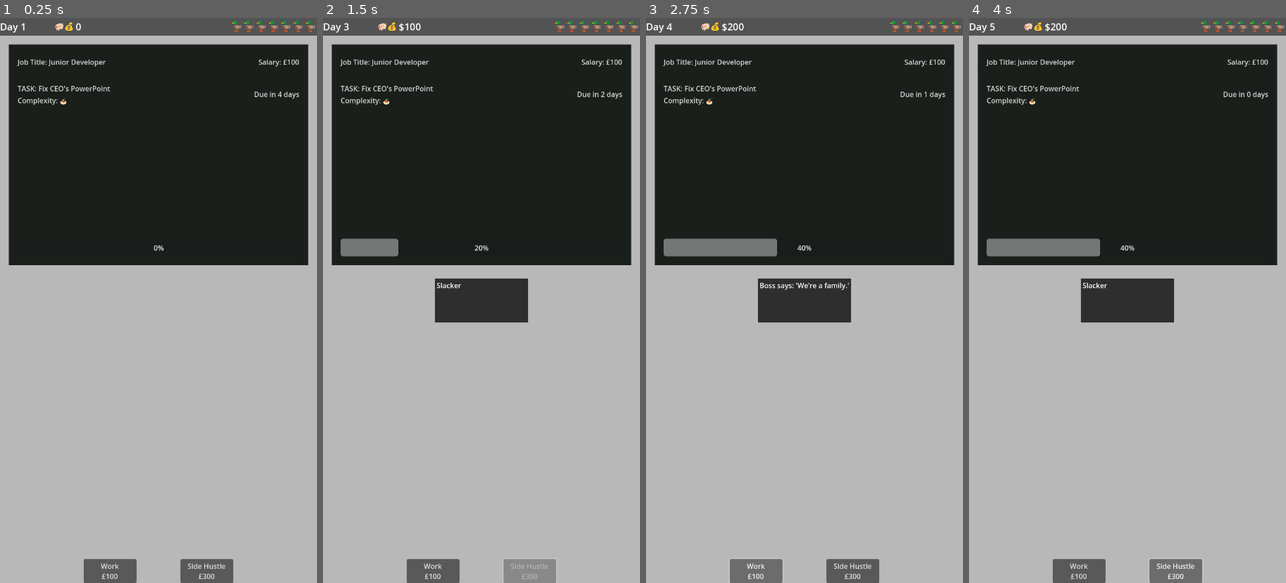
Above: before the commit, frames 1-4 (left to right).
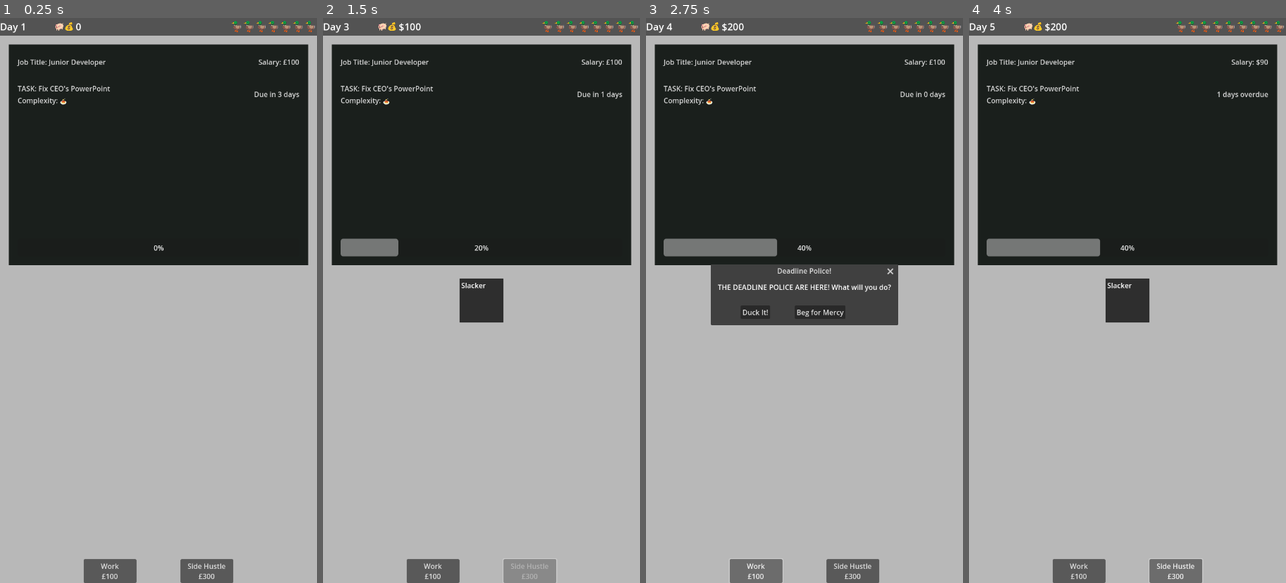
Above: after the commit, the same moments.

Repository: lmchoi/alt-f-this
Game: Godot game, scene res://scenes/game_ui.tscn
The game is run twice, just before and just after one commit, with the same random seed, the same clock (stepped at 60 frames per second) and the same inputs.
Inputs (mouse positions are in pixels of both pictures, inside the frame that each line leads up to):
- Up to frame 1 (0.25 s): no input
- Up to frame 2 (1.5 s): click "Work £100" at 0.5 s; click "Side Hustle £300" at 1.25 s
- Up to frame 3 (2.75 s): click "Work £100" at 2 s
- Up to frame 4 (4 s): click (1143, 311) at 2.75 s, where only the run after the commit has a clickable "Beg for Mercy"; click "Side Hustle £300" at 3.5 s

The runs differ from the first frame. In frame 1, less than 0.1% of the frame differs, in the area x 87-89%, y 13-14%; in frame 2, 1.3%; in frame 3, 4.4%, in the area x 20-98%, y 0-55%; in frame 4, 1.5%.

Commit message:
Implement logic on deadline due

Diff:
--- a/autoloads/game_manager.gd
+++ b/autoloads/game_manager.gd
@@ -1,8 +1,10 @@
 extends Node
 signal next_day(nth)
 signal money_changed(amount)
+signal salary_changed(amount)
 signal ducks_changed(amount)
 signal event_occurred(event_data)
+signal deadline_due()
 
 var day := 1:
 	set(value):
@@ -14,10 +16,17 @@
 		money = value
 		money_changed.emit(money)
 
+var salary := 100:
+	set(value):
+		salary = value
+		salary_changed.emit(salary)
+
 var ducks := 7:
 	set(value):
 		ducks = value
 		ducks_changed.emit(ducks)
+
+var current_task = Task.new()
 
 const WORK_EVENTS := [
 	{"text": "Boss says: 'We’re a family.'", "ducks": -1, "money": 0},
@@ -25,31 +34,32 @@
 	{"text": "Legacy code explodes. Debug for 3 hours.", "ducks": 0, "money": -50}
 ]
 
-var current_task = Task.new()
-
-func do_work():
-# trigger random event
-# wait response
-# update task
-# update player state
-# emit outcome
-
-	money += 100
-	current_task.do_work()
-
+func _trigger_random_work_event():
 	var event_result := {"text": "", "money": 0, "ducks": 0}
 
 	if randf() <= 0.3:  # 30% chance for event
 		event_result = WORK_EVENTS[randi() % WORK_EVENTS.size()]
 		money += event_result.money
 		ducks += event_result.ducks
+		event_occurred.emit(event_result)
 
-	event_occurred.emit(event_result)
-#	// do this at the end
+func daily_updates():
+	if current_task.due_day == day:
+		# check progress to calculate bugs chance
+		deadline_due.emit()
+
+func do_work():
+	# _trigger_random_work_event():
+	# wait response to work_event
+
+	current_task.do_work()
+
+	# update player state
+	money += salary
+
+	# do this at the end
+	# emit outcome
 	day += 1
-	if current_task.due_day == day:
-		event_occurred.emit({"text": "DEADLINE"})
-
 
 func slack_off():
 	ducks += 1
@@ -57,3 +67,14 @@
 
 	var event_result := {"text": "Slacker", "money": 0, "ducks": 0}
 	event_occurred.emit(event_result)
+
+func process_action(action: String):
+	# Handle button press and forward signal
+	match action:
+		"mercy":
+			salary -= 10
+			print("mercy")
+		"duck_it":
+			ducks -= 1
+			current_task = Task.new(day)
+			print("duck it")
--- /dev/null
+++ b/scenes/deadline_dialog.gd
@@ -0,0 +1,12 @@
+extends AcceptDialog
+
+
+func _ready():
+	title = "Deadline Police!"
+	dialog_text = "THE DEADLINE POLICE ARE HERE! What will you do?"
+
+	get_ok_button().hide()
+
+	# Add custom buttons (text, right-aligned, action_id)
+	add_button("Beg for Mercy", false, "mercy")
+	add_button("Duck It!", false, "duck_it")
--- a/scenes/game_ui.gd
+++ b/scenes/game_ui.gd
@@ -4,6 +4,7 @@
 @onready var work_button := $"%WorkButton" as ActionButton
 @onready var slack_button := $"%SlackButton" as ActionButton
 @onready var money_label := $"%MoneyLabel" as MoneyLabel
+@onready var salary_label := $"%SalaryLabel"
 @onready var ducks_bar := $"%DucksBar"
 
 @onready var deadline_label := $"%DeadlineLabel"
@@ -13,10 +14,14 @@
 	work_button.pressed.connect(_on_work_button_pressed)
 	slack_button.pressed.connect(_on_slack_button_pressed)
 	GameManager.money_changed.connect(money_label.update_amount)
+	GameManager.salary_changed.connect(_update_salary_label)
 	GameManager.ducks_changed.connect(_update_ducks_level)
 	GameManager.event_occurred.connect(_on_event_occurred)
+	GameManager.deadline_due.connect(_on_deadline_due)
 	GameManager.next_day.connect(_on_next_day)
 	GameManager.current_task.work_completed.connect(_on_event_occurred)
+
+	$DeadlineDialog.custom_action.connect(_on_deadline_action)
 
 	_on_next_day(GameManager.day)
 
@@ -29,12 +34,31 @@
 func _update_ducks_level(new_amount: int):
 	ducks_bar.current_ducks = new_amount
 
+func _update_salary_label(new_amount: int):
+	salary_label.text = "Salary: $" + str(new_amount)
+
 func _on_event_occurred(event: Dictionary):
 	if event.text != "":
 		$EventPopup.show_event(event.text)
 
+func _on_deadline_due():
+	$DeadlineDialog.popup()
+
+func _update_deadline_label(days_left: int):
+	if days_left < 0:
+		deadline_label.text = str(abs(days_left)) + " days overdue"
+	else:
+		deadline_label.text = "Due in " + str(days_left) + " days"
+
+
 func _on_next_day(nth_day: int):
 	day_label.text = "Day " + str(nth_day)
 	var days_left = GameManager.current_task.due_day - nth_day
-	deadline_label.text = "Due in " + str(days_left) + " days"
+	_update_deadline_label(days_left)
 	progress_bar.value = GameManager.current_task.progress
+	GameManager.daily_updates()
+
+func _on_deadline_action(action: String):
+	GameManager.process_action(action)
+
+	$DeadlineDialog.hide()
--- a/scenes/game_ui.tscn
+++ b/scenes/game_ui.tscn
@@ -1,10 +1,11 @@
-[gd_scene load_steps=7 format=3 uid="uid://bkcqc3g6mk6ky"]
+[gd_scene load_steps=8 format=3 uid="uid://bkcqc3g6mk6ky"]
 
 [ext_resource type="Script" uid="uid://ccibd5kcuisnk" path="res://scenes/game_ui.gd" id="1_yubou"]
 [ext_resource type="Script" uid="uid://o4uecgfegpr2" path="res://scripts/ui/action_button.gd" id="2_rns2u"]
 [ext_resource type="Script" uid="uid://di3ejf3ytuwkn" path="res://scripts/ui/money_label.gd" id="2_u001w"]
 [ext_resource type="Script" uid="uid://choqtpta1a588" path="res://scripts/ui/progress_ducks.gd" id="3_bt76a"]
 [ext_resource type="PackedScene" uid="uid://b5nqygpy3h33x" path="res://scenes/event_popup.tscn" id="4_u2dgd"]
+[ext_resource type="Script" uid="uid://c6kb37pd6cpiu" path="res://scenes/deadline_dialog.gd" id="6_djwj0"]
 
 [sub_resource type="StyleBoxFlat" id="StyleBoxFlat_u2dgd"]
 bg_color = Color(0.324219, 0.324219, 0.324219, 1)
@@ -106,6 +107,7 @@
 text = "Job Title: Junior Developer"
 
 [node name="SalaryLabel" type="Label" parent="VBoxContainer/MarginContainer/TaskPanel/MarginContainer/Container/JobContainer"]
+unique_name_in_owner = true
 layout_mode = 2
 theme_override_colors/font_color = Color(0.847059, 0.847059, 0.847059, 1)
 text = "Salary: £100"
@@ -185,3 +187,7 @@
 [node name="EventPopup" parent="." instance=ExtResource("4_u2dgd")]
 initial_position = 1
 visible = false
+
+[node name="DeadlineDialog" type="AcceptDialog" parent="."]
+initial_position = 1
+script = ExtResource("6_djwj0")
--- a/scripts/resources/task.gd
+++ b/scripts/resources/task.gd
@@ -6,6 +6,11 @@
 @export var title := "Fix CEO's PowerPoint"
 @export var due_day := 5 # Day number (e.g., Day 3)
 @export var progress := 0
+
+func _init(today_date: int = 1, new_title: String = "Fix CEO's PowerPoint", allowed_time: int = 3):
+	title = new_title
+	due_day = today_date + allowed_time
+	progress = 0
 
 func do_work():
 #	update this value
Not shown, added: scenes/deadline_dialog.gd.uid
Not shown, changed: GAME.md
